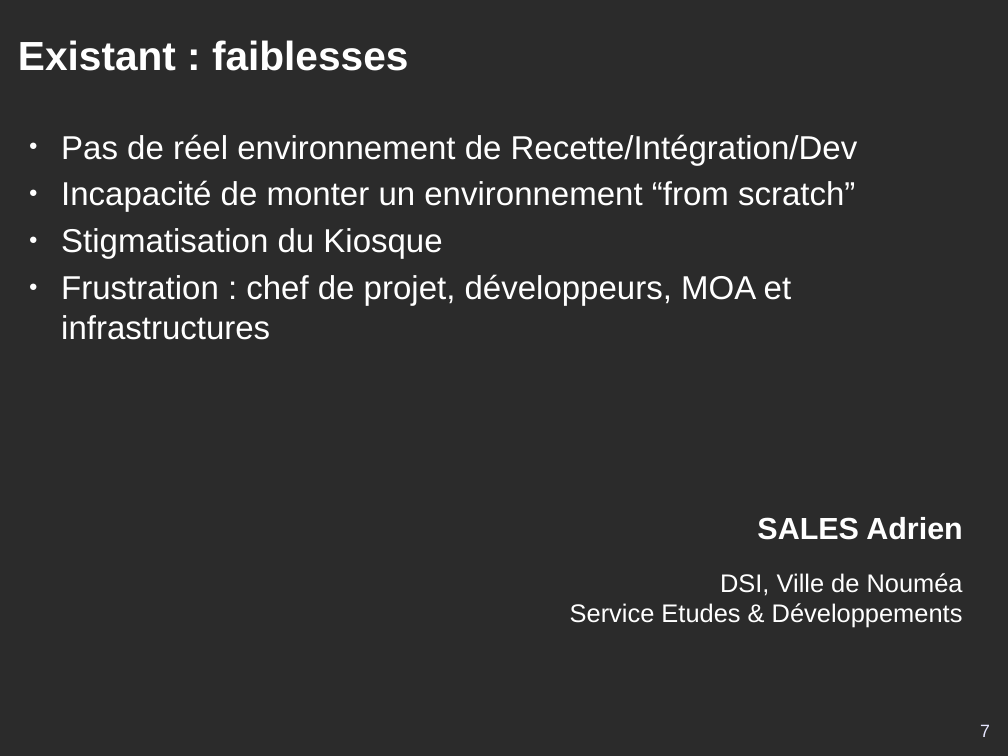
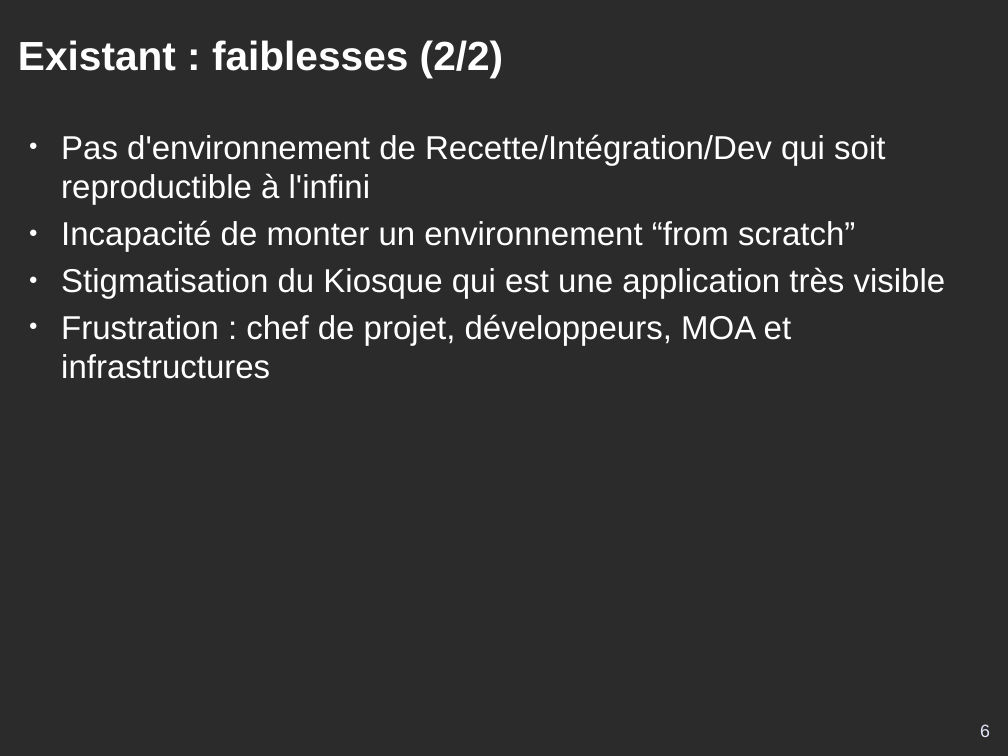
Before and after one commit to DSI-Ville-Noumea/sirh-kiosque-j2ee-old, a slide deck: slide 6 of src/site/resources/Kiosque_RH_J2EE_11021.odp (slide 7 before the commit). Drawn at 1008x756 pixels with LibreOffice and Linux fonts; fonts in the diff are those of the drawing; background and template pictures are left out; a plain dark background stands for a picture behind light text. Boxes give left, top, right and bottom in pixels: in the first picture for what was removed or moved away, otherwise in the second. Text is boxed around its words. In the diff, an @@ line names an element or a change of style, - is before the commit and + after.

```diff
--- a/src/site/resources/Kiosque_RH_J2EE_11021.odp
+++ b/src/site/resources/Kiosque_RH_J2EE_11021.odp
@@ title at <box>18,40,504,77</box>: text changed @@
-Existant : faiblesses
+Existant : faiblesses (2/2)
@@ text at <box>61,134,885,205</box>: text changed @@
-● Pas de réel environnement de Recette/Intégration/Dev
+● Pas d'environnement de Recette/Intégration/Dev qui soit reproductible à l'infini
@@ text at <box>61,267,946,298</box>: text changed @@
-● Stigmatisation du Kiosque
+● Stigmatisation du Kiosque qui est une application très visible
@@ text removed at <box>570,517,963,628</box> @@
-SALES Adrien
-DSI, Ville de Nouméa
-Service Etudes & Développements
@@ page number at <box>980,724,990,737</box>: text changed @@
-7
+6
```
Also in this commit, not shown: 21 other slides changed, 3 slides added, 2 slides removed.
